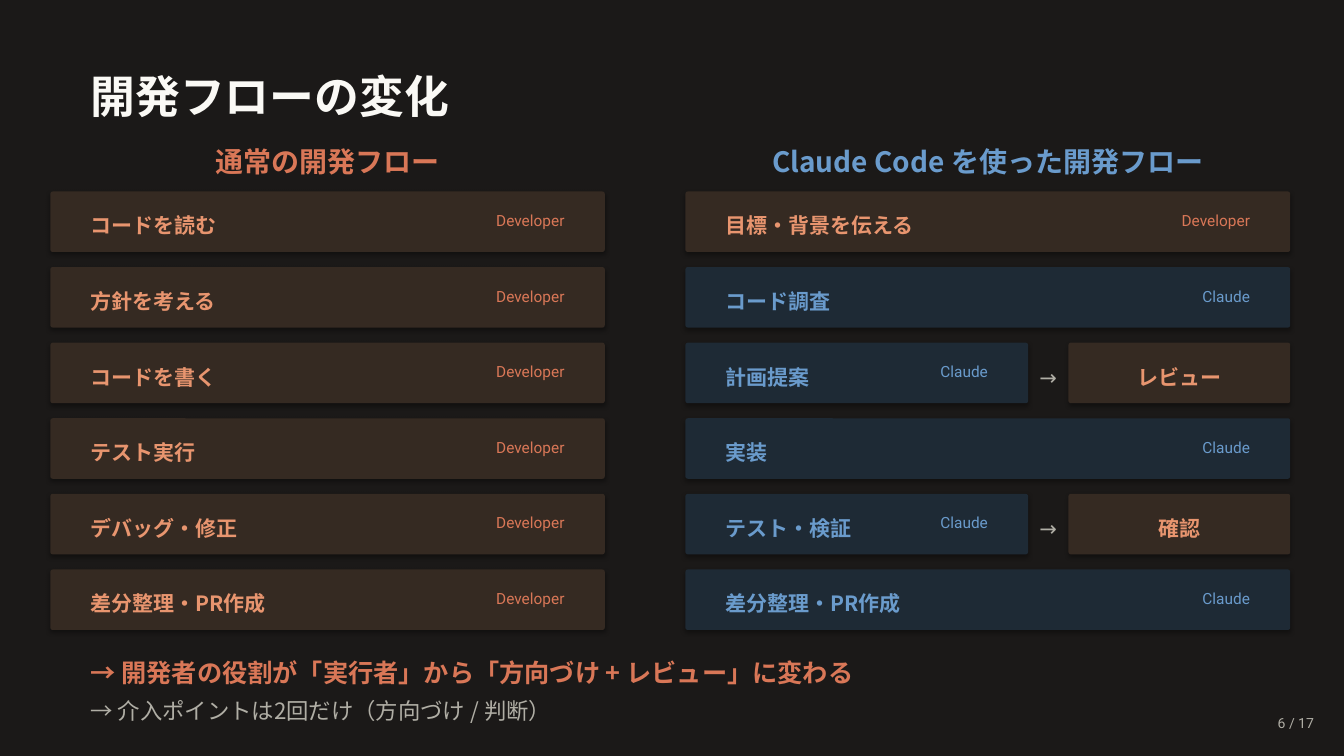
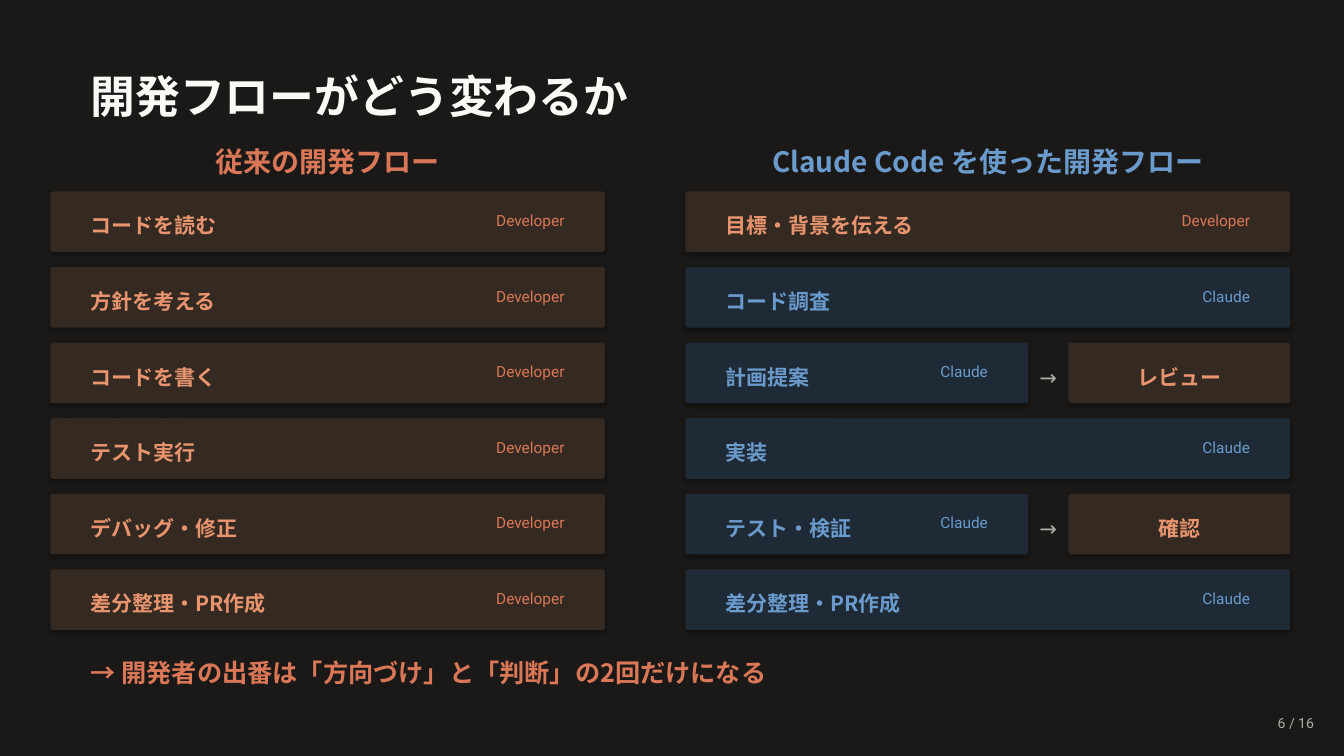
Before and after one commit to Ischca/zenn, a slide deck: slide 6 of slides/session1.pptx. Drawn at 1344x756 pixels with LibreOffice and Linux fonts; fonts in the diff are those of the drawing. Boxes give left, top, right and bottom in pixels: in the first picture for what was removed or moved away, otherwise in the second. Text is boxed around its words. In the diff, an @@ line names an element or a change of style, - is before the commit and + after.

```diff
--- a/slides/session1.pptx
+++ b/slides/session1.pptx
@@ text at bbox=[91, 74, 629, 117]: text changed @@
-開発フローの変化
+開発フローがどう変わるか
@@ text at bbox=[215, 148, 439, 175]: text changed @@
-通常の開発フロー
+従来の開発フロー
@@ text at bbox=[121, 660, 766, 685]: text changed @@
-→ 開発者の役割が「実行者」から「方向づけ + レビュー」に変わる
+→ 開発者の出番は「方向づけ」と「判断」の2回だけになる
@@ text removed at bbox=[118, 700, 551, 721] @@
-→ 介入ポイントは2回だけ（方向づけ / 判断）
@@ text at bbox=[1278, 718, 1314, 728]: text changed @@
-6 / 17
+6 / 16
```
Also in this commit, not shown: 13 other slides changed, 1 slide added, 2 slides removed, 1 other file.
